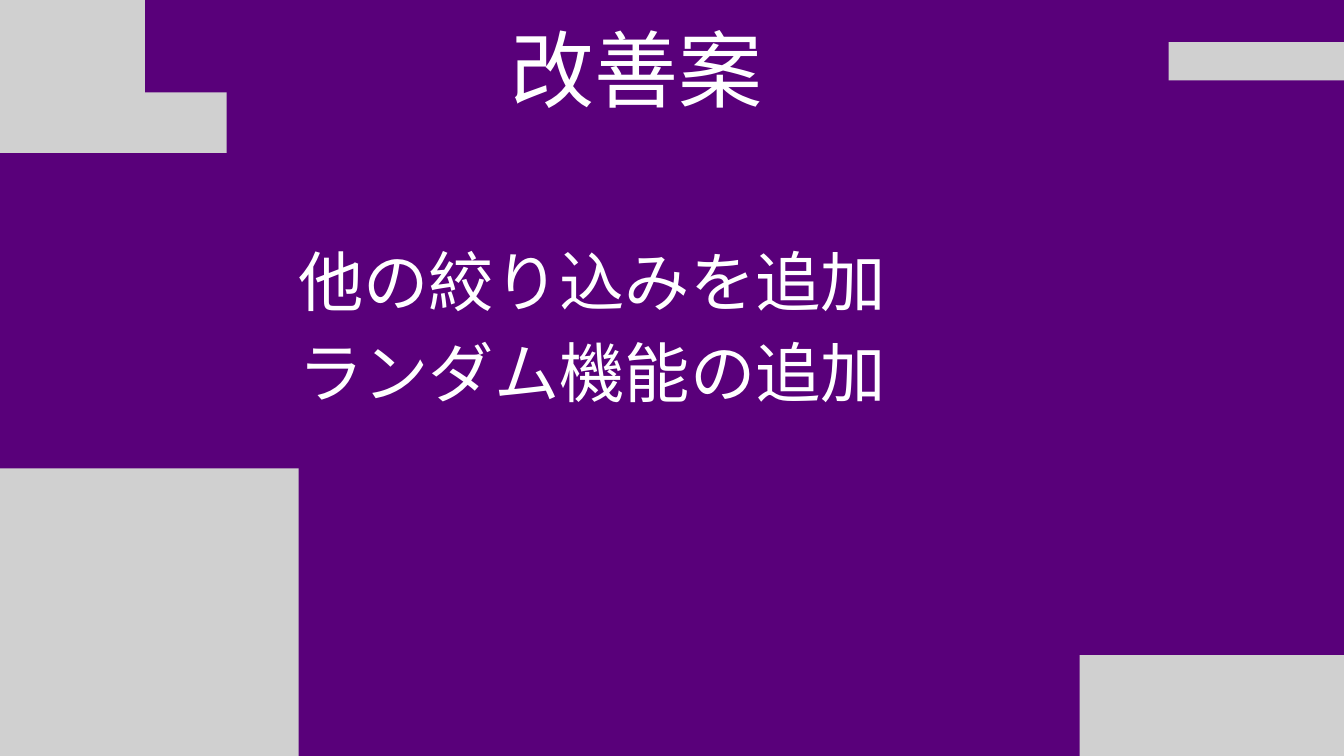
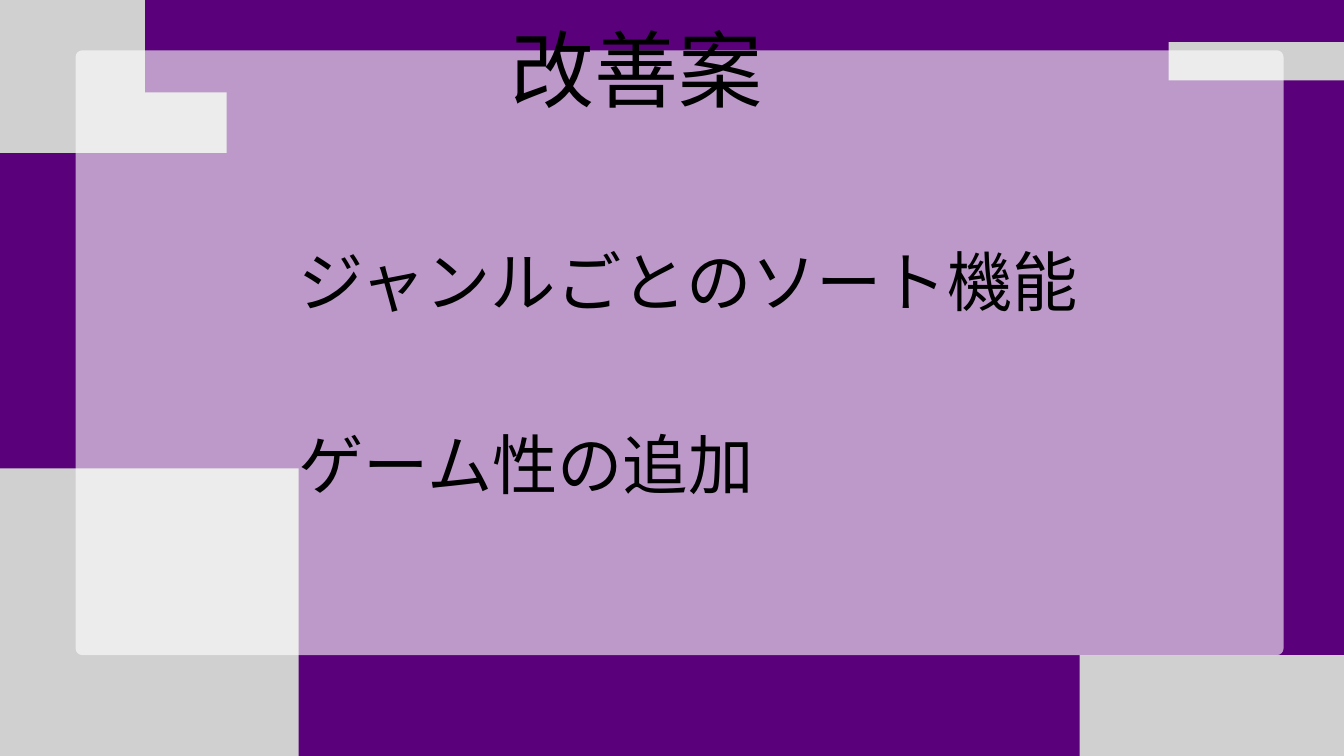
Before and after one commit to kota2929/flutternoyatu, a slide deck: slide 7 of flutter_application_1/flutter2025_yogiashi.pptx (slide 6 before the commit). Drawn at 1344x756 pixels with LibreOffice and Linux fonts; fonts in the diff are those of the drawing; grey boxes stand for pictures. Boxes give left, top, right and bottom in pixels: in the first picture for what was removed or moved away, otherwise in the second. Text is boxed around its words. In the diff, an @@ line names an element or a change of style, - is before the commit and + after.

Commit message:
パワーポイントの追加

```diff
--- a/flutter_application_1/flutter2025_yogiashi.pptx
+++ b/flutter_application_1/flutter2025_yogiashi.pptx
@@ text "改善案" at <box>510,30,762,122</box>: text colour #FFFFFF to #000000 @@
@@ freeform shape added at <box>75,50,1284,655</box>, fill #FFFFFF at 60% opacity @@
@@ text at <box>298,251,1077,505</box>: text changed; text colour #FFFFFF to #000000 @@
-他の絞り込みを追加
-ランダム機能の追加
+ジャンルごとのソート機能
+ゲーム性の追加
```
Also in this commit, not shown: 2 other slides changed, 1 slide added, 2 other files.
